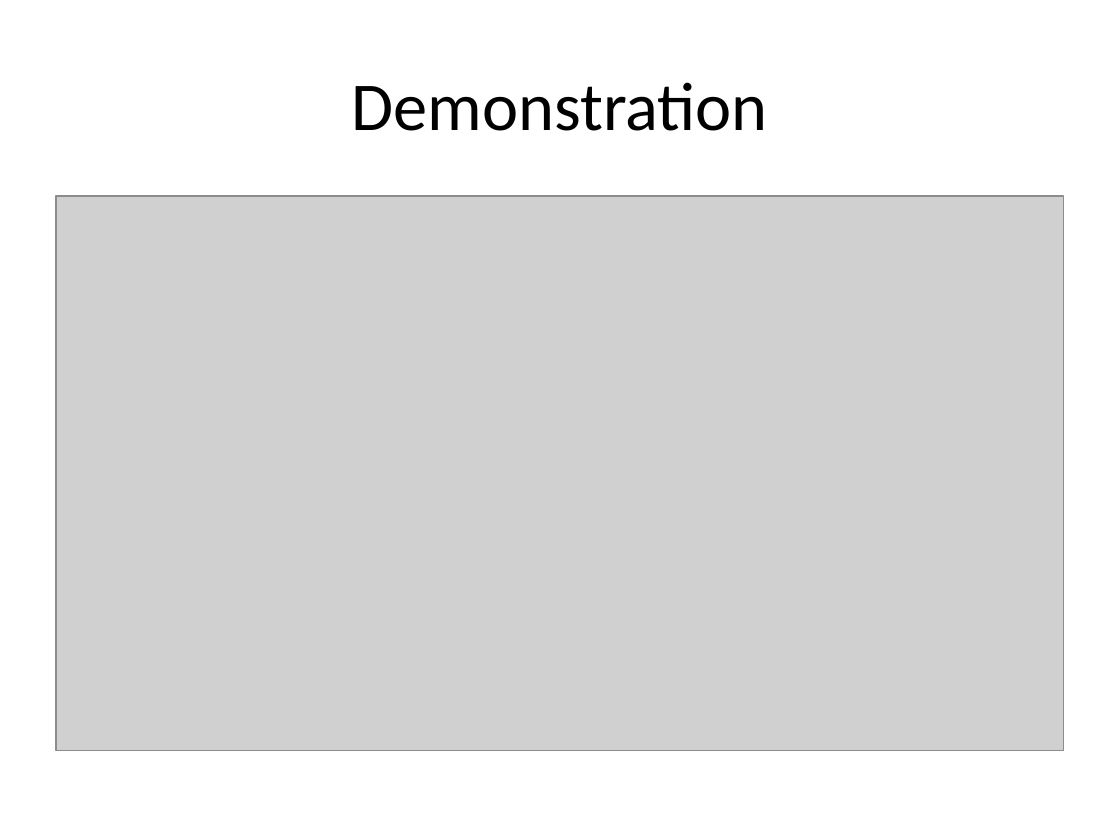
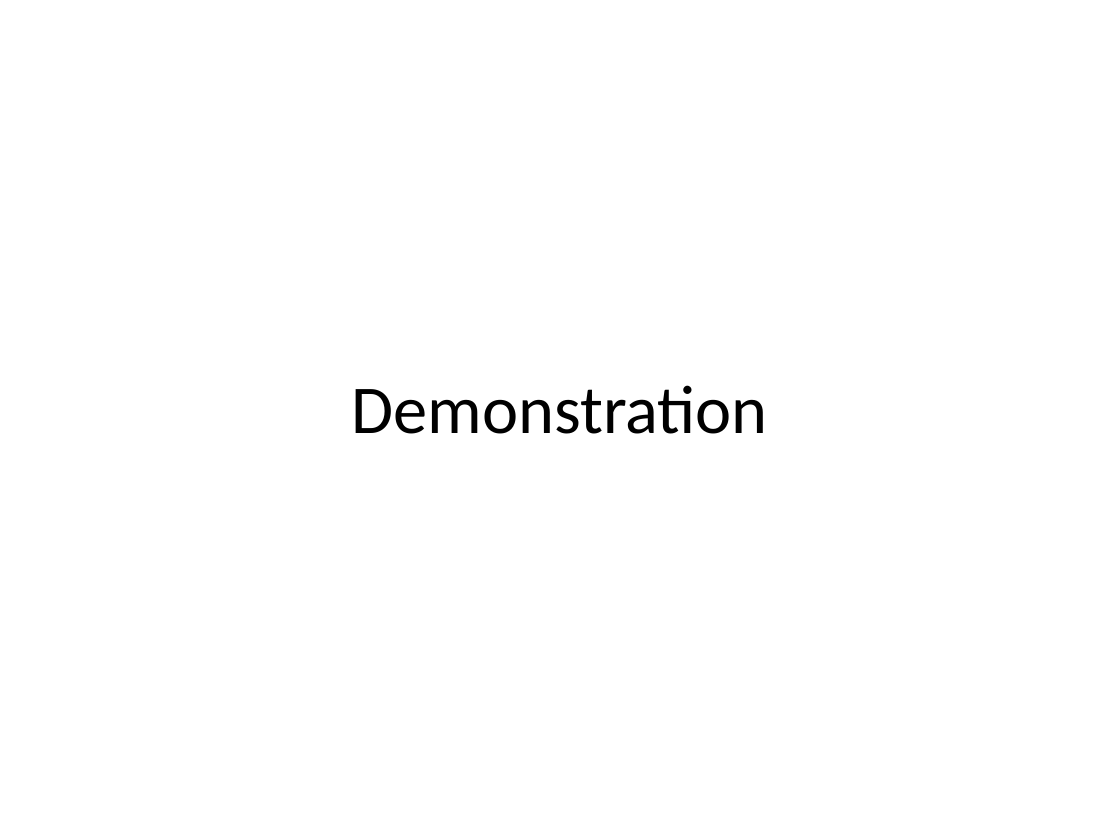
Before and after one commit to reinebold/cs580CMS, a slide deck: slide 14 of Documents/Creating a Procedural City.ppt (slide 12 before the commit). Drawn at 1120x840 pixels with LibreOffice and Linux fonts; fonts in the diff are those of the drawing; grey boxes stand for pictures. Boxes give left, top, right and bottom in pixels: in the first picture for what was removed or moved away, otherwise in the second. Text is boxed around its words. In the diff, an @@ line names an element or a change of style, - is before the commit and + after.

```diff
--- a/Documents/Creating a Procedural City.ppt
+++ b/Documents/Creating a Procedural City.ppt
@@ picture removed at [56, 196, 1064, 750] @@
@@ title "Demonstration": place and size @@
-title "Demonstration" at [351, 82, 767, 131]
+title "Demonstration" at [351, 385, 767, 434]
```
Also in this commit, not shown: 8 other slides changed, 5 slides added, 4 slides removed, 1 other file.
